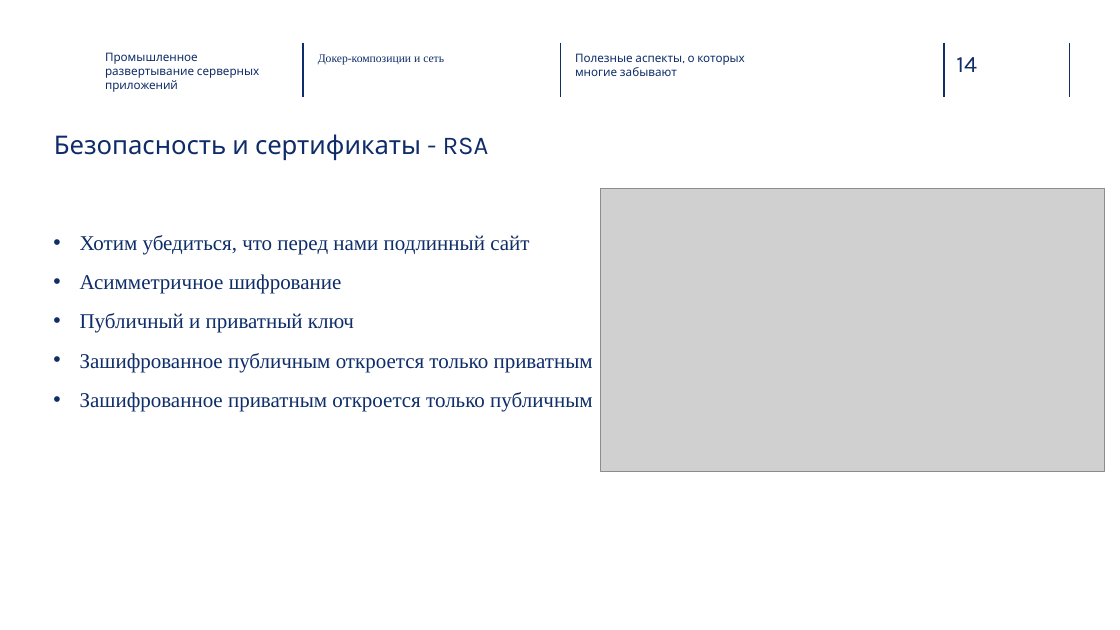
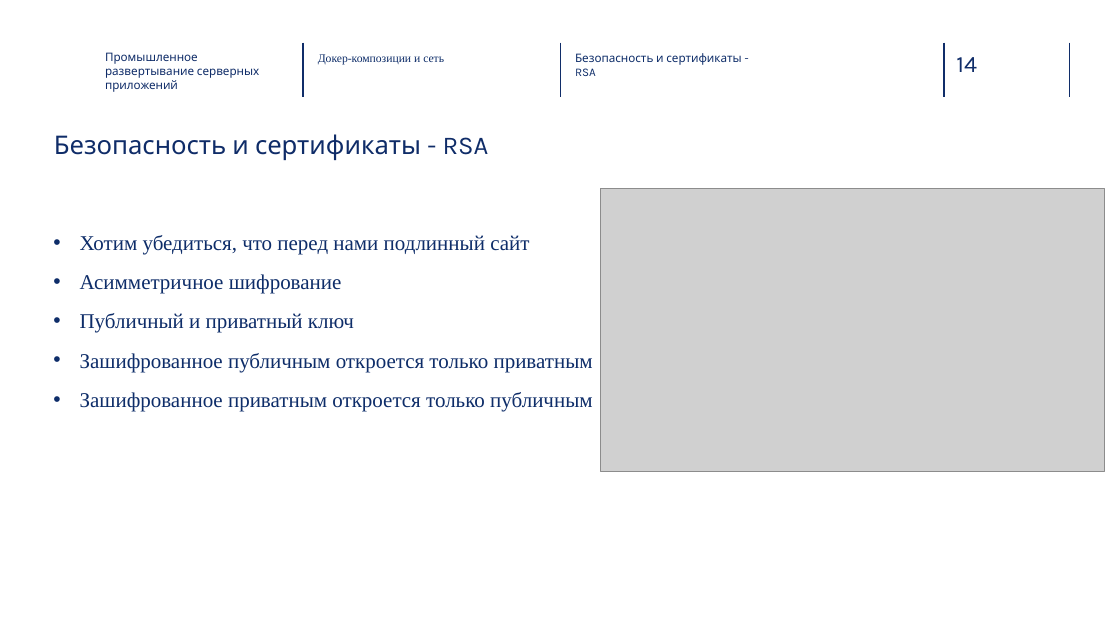
Before and after one commit to Vvil1568/ProductionServerAppDeployment, a slide deck: slide 14 of 2. Докер-композиции и сеть/presentation.pptx. Drawn at 1120x630 pixels with LibreOffice and Linux fonts; fonts in the diff are those of the drawing; grey boxes stand for pictures; background and template pictures are left out. Boxes give left, top, right and bottom in pixels: in the first picture for what was removed or moved away, otherwise in the second. Text is boxed around its words. In the diff, an @@ line names an element or a change of style, - is before the commit and + after.

```diff
--- a/2. Докер-композиции и сеть/presentation.pptx
+++ b/2. Докер-композиции и сеть/presentation.pptx
@@ text at [575, 53, 741, 76]: text changed @@
-Полезные аспекты, о которых многие забывают
+Безопасность и сертификаты - RSA
```
Also in this commit, not shown: 16 other slides changed.
